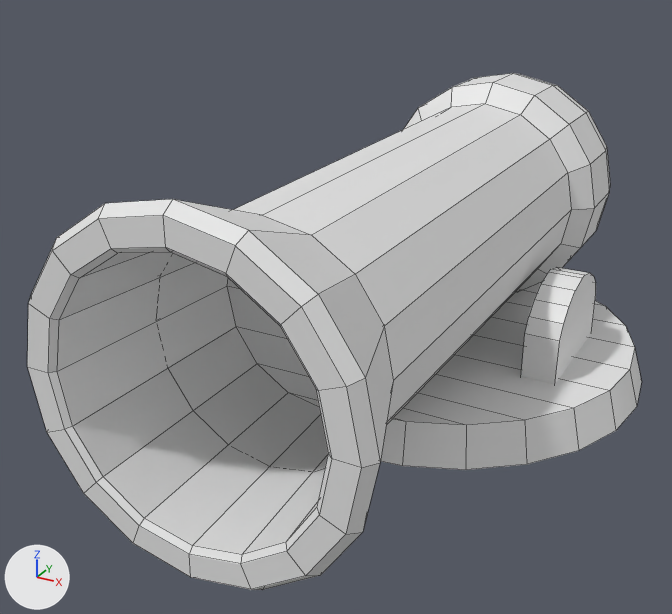
The Blender file cannon_stylized.blend, before and after one commit.
Rendered twice from a 50 mm camera at (1.08, -2.68, 1.46) aimed at (-0.17, -0.41, 0.32). The axes (+X, +Y, +Z) are drawn at lower left. The lights are the same throughout. Mesh edges are drawn as thin lines.
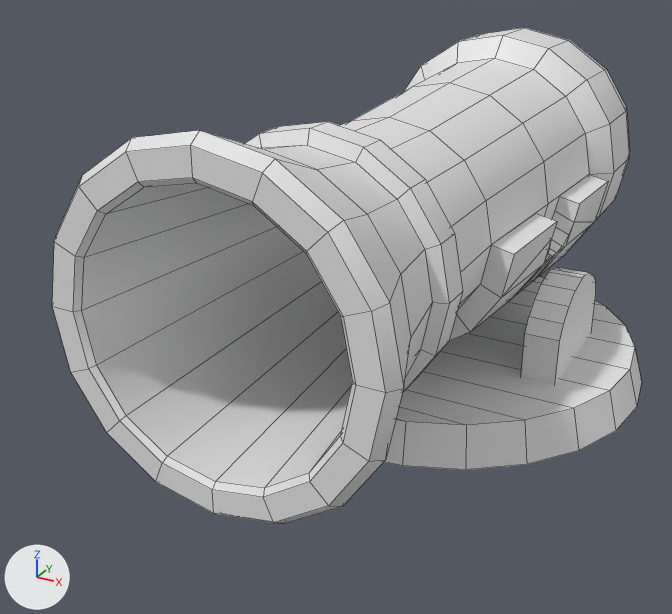
Edits to the bpy script that builds the scene:
```text
Change me_cylinder_001:
    used by ob_cylinder_001; location = (0.002, 0.0, 0.501); rotation_euler = (1.571, 0.0, 0.0), in degrees (90, 0, 0)
    remove me_cylinder_001.from_pydata(...)  # 224 vertices, 224 faces; spans x -0.44..0.44, y -0.44..0.44, z -0.85..1.39
    add me_cylinder_001.from_pydata(...)  # 320 vertices, 320 faces; spans x -0.44..0.44, y -0.44..0.44, z -0.87..1.39
    me_cylinder_001 part 1
    16 faces are deleted
    3 vertices in x 0.11..0.23, y 0.11..0.23, z -0.81..-0.74 move by (0.02, 0.02, -0.01)
    3 vertices in x 0.11..0.23, y -0.23..-0.11, z -0.81..-0.74 move by (0.02, -0.02, -0.01)
    3 vertices in x -0.23..-0.11, y -0.23..-0.11, z -0.81..-0.74 move by (-0.02, -0.02, -0.01)
    3 vertices in x -0.23..-0.11, y 0.11..0.23, z -0.81..-0.74 move by (-0.02, 0.02, -0.01)
    3 vertices in x 0.05..0.13, y 0.05..0.13, z -0.85 move by (0.01, 0.01, -0.02)
    3 vertices in x 0.05..0.13, y -0.13..-0.05, z -0.85 move by (0.01, -0.01, -0.02)
    142 vertices move from x -0.38..0.38, y -0.38..0.38, z -0.85..1.05 to x -0.42..0.42, y -0.42..0.42, z -0.87..1.15
    72 vertices are added at x -0.36..0.36, y -0.36..0.36, z 0.1..0.95
    16 new vertices lie (0.0, 0.0, 0.08) away from vertices in x -0.36..0.36, y -0.36..0.36, z 0.86
    8 new vertices lie (0.0, 0.0, 0.33) away from vertices in x -0.31..0.31, y -0.31..0.31, z 0.52
    112 new faces join them
    me_cylinder_001 part 2: 208 kept faces spanning x -0.44..0.44, y -0.44..0.44, z -0.87..1.39 are now shaded smooth
Add me_cylinder_002:
    me_cylinder_002.from_pydata(...)  # 48 vertices, 40 faces; spans x 0.0..0.421, y -0.422..0.0, z -0.293..0.523
    me_cylinder_002.polygons.foreach_set('use_smooth', [True] * 40)
Change ob_cylinder_001:
    ob_cylinder_001.location: (0.002, 0.0, 0.501) -> (0.002, 0.095, 0.611)
Add ob_cylinder_002:
    ob_cylinder_002 = bpy.data.objects.new('Cylinder.002', me_cylinder_002)
    ob_cylinder_002.location = (0.002, 0.095, 0.611)
    ob_cylinder_002.rotation_euler = (1.571, 0.0, 0.0)  # degrees (90, 0, 0)
    _m = ob_cylinder_002.modifiers.new('Mirror', 'MIRROR')
    _m.use_clip = True
```

Changed parts and their boxes [x1, y1, x2, y2] in the pictures (672 x 614 px):
'Cylinder.001', reshaped, moved: before [27, 73, 610, 590]; after [52, 28, 630, 524]
'Cylinder.002', added: after [449, 175, 608, 341]
part 1 of me_cylinder_001, built on: before [233, 103, 571, 425]; after [245, 58, 589, 392]
part 2 of me_cylinder_001, shading changed: before [27, 73, 610, 590]; after [52, 28, 630, 524]
